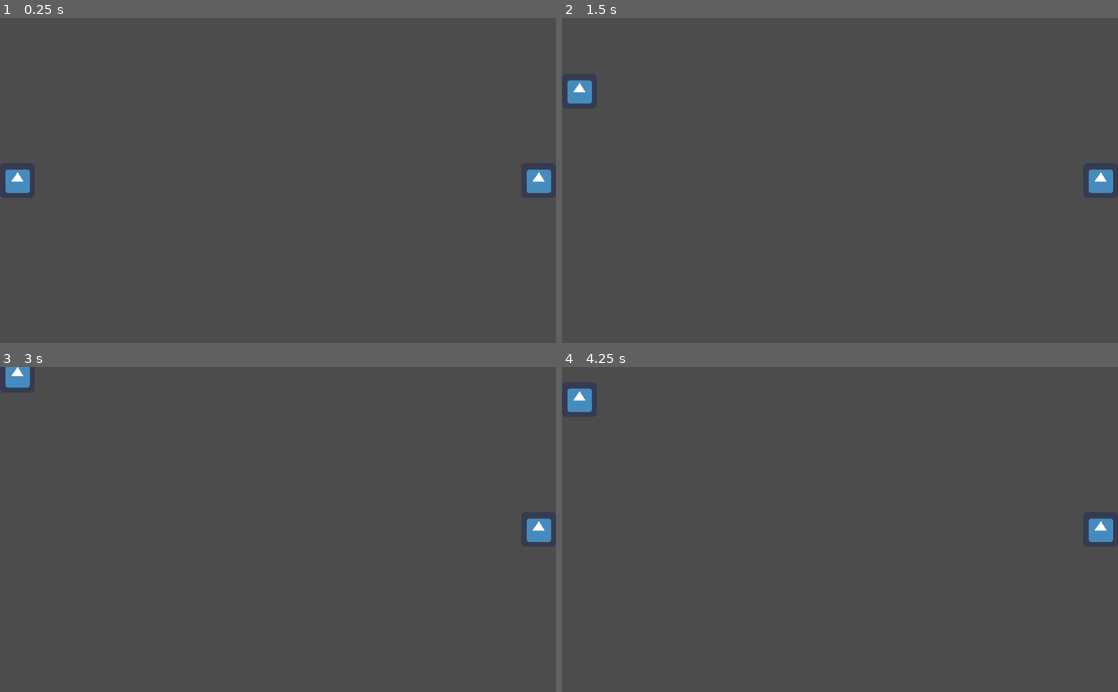
Above: before the commit, frames 1-4 (two rows, left to right).
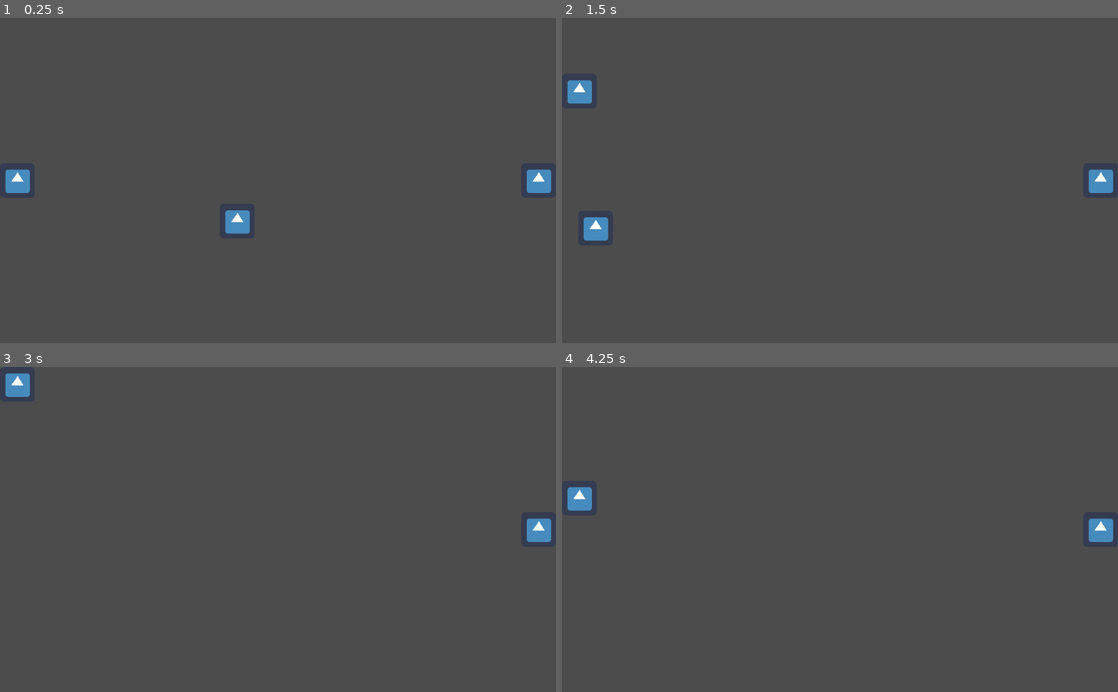
Above: after the commit, the same moments.

Repository: markus-gabryel/godot-pong
Game: Godot game, scene res://scenes/Game.tscn
The game is run twice, just before and just after one commit, with the same random seed, the same clock (stepped at 60 frames per second) and the same inputs. The engine's default icon, where the game draws it, is replaced by a stand-in: a white triangle on a blue panel in a dark square.
Inputs:
- Up to frame 1 (0.25 s): no input
- Up to frame 2 (1.5 s): hold Up (ui_up) 0.53-1.28 s; hold Down (ui_down) from 1.28 s (still down)
- Up to frame 3 (3 s): release Down (ui_down) at 2.03 s; hold Up (ui_up) from 2.03 s (still down)
- Up to frame 4 (4.25 s): tap Enter at 3.5 s; release Up (ui_up) at 3.53 s; hold Down (ui_down) from 3.53 s (still down)

The runs differ from the first frame. In frame 1, 0.3% of the frame differs, in the area x 40-45%, y 59-67%; in frame 2, 0.3%; in frame 3, 0.3%; in frame 4, 0.6%, in the area x 1-6%, y 6-45%.

Commit message:
Add the ball movement

Diff:
--- a/scenes/Game.tscn
+++ b/scenes/Game.tscn
@@ -1,6 +1,14 @@
-[gd_scene load_steps=2 format=2]
+[gd_scene load_steps=6 format=2]
 
 [ext_resource path="res://scenes/Player.tscn" type="PackedScene" id=1]
+[ext_resource path="res://icon.png" type="Texture" id=2]
+[ext_resource path="res://scripts/Ball.gd" type="Script" id=3]
+
+[sub_resource type="CircleShape2D" id=1]
+radius = 32.0
+
+[sub_resource type="RectangleShape2D" id=2]
+extents = Vector2( 512, 10 )
 
 [node name="Game" type="Node2D"]
 
@@ -11,3 +19,24 @@
 position = Vector2( 992, 300 )
 UP_KEY = "ui_page_up"
 DOWN_KEY = "ui_page_down"
+
+[node name="Ball" type="KinematicBody2D" parent="."]
+position = Vector2( 512, 300 )
+script = ExtResource( 3 )
+SPEED = 300.0
+
+[node name="CollisionShape2D" type="CollisionShape2D" parent="Ball"]
+shape = SubResource( 1 )
+
+[node name="Sprite" type="Sprite" parent="Ball"]
+texture = ExtResource( 2 )
+
+[node name="Walls" type="StaticBody2D" parent="."]
+
+[node name="Top" type="CollisionShape2D" parent="Walls"]
+position = Vector2( 512, -10 )
+shape = SubResource( 2 )
+
+[node name="Bottom" type="CollisionShape2D" parent="Walls"]
+position = Vector2( 512, 610 )
+shape = SubResource( 2 )
--- /dev/null
+++ b/scripts/Ball.gd
@@ -0,0 +1,25 @@
+extends KinematicBody2D
+
+export var SPEED : float
+
+var velocity : Vector2
+
+func _ready():
+	var directions = [Vector2(-1, -1), Vector2(-1, 1), Vector2(1, -1), Vector2(1, 1)]
+	velocity = directions[randi() % 4] * SPEED
+
+func _physics_process(delta):
+	if get_slide_count() >= 1:
+		handle_collision(get_slide_collision(0))
+
+	move_and_slide(velocity)
+
+func handle_collision(collision):
+	var direction = collision.position - position
+
+	if abs(direction.x) > abs(direction.y):
+		velocity.x *= -1
+		print("left-right")
+	else:
+		velocity.y *= -1
+		print("up-down")
--- a/scripts/Player.gd
+++ b/scripts/Player.gd
@@ -10,5 +10,6 @@
 	var up = Input.is_action_pressed(UP_KEY)
 	var down = Input.is_action_pressed(DOWN_KEY)
 
+	velocity.x = 0
 	velocity.y = (int(down) - int(up)) * SPEED
 	velocity = move_and_slide(velocity)
